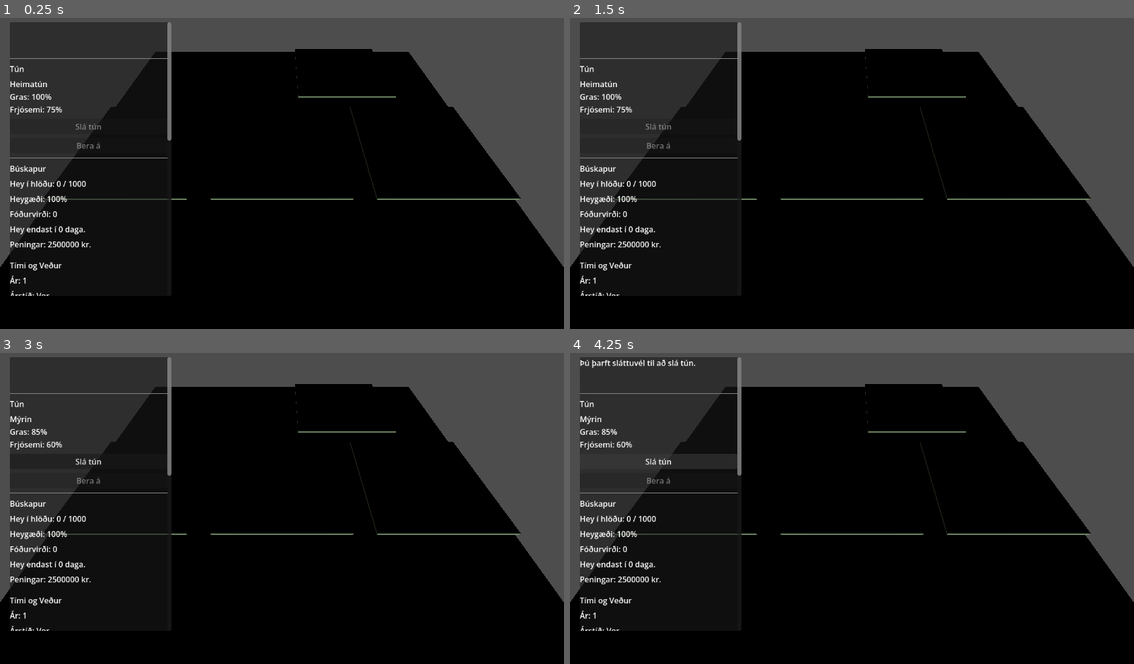
Above: before the commit, frames 1-4 (two rows, left to right).
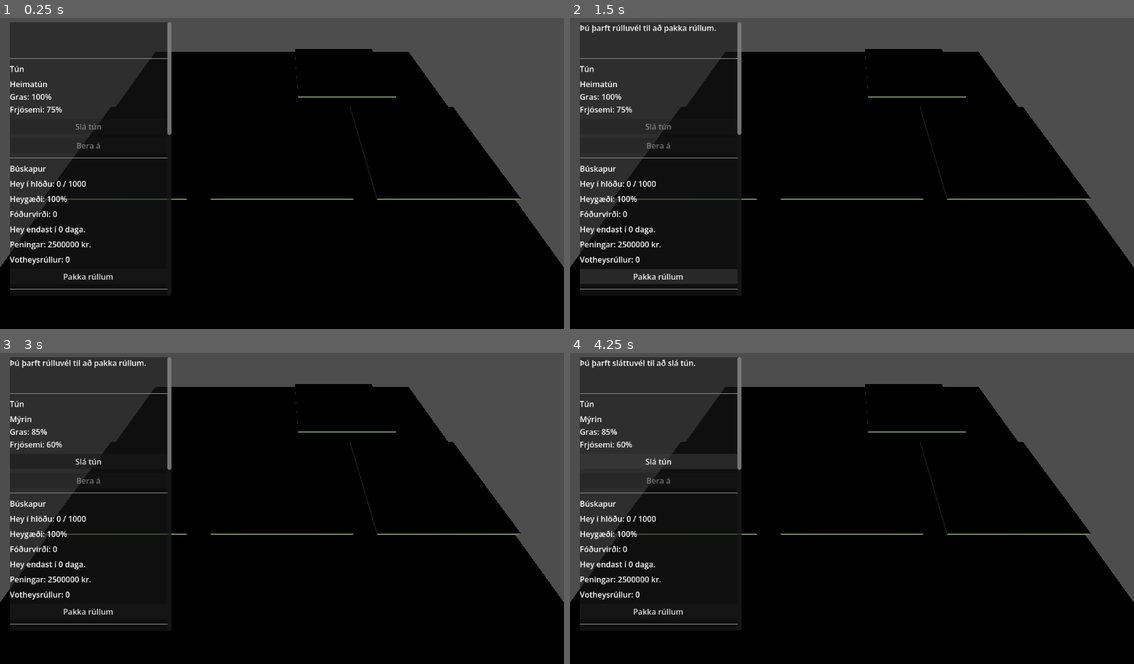
Above: after the commit, the same moments.

Repository: robertmarvin72/Bondinn
Game: Godot game, scene res://world.tscn
The game is run twice, just before and just after one commit, with the same random seed, the same clock (stepped at 60 frames per second) and the same inputs.
Inputs (mouse positions are in pixels of both pictures, inside the frame that each line leads up to):
- Up to frame 1 (0.25 s): no input
- Up to frame 2 (1.5 s): click (660, 276) at 0.5 s, where only the run after the commit has a clickable "Pakka rúllum"; click (660, 276) at 1.25 s, where only the run after the commit has a clickable "Pakka rúllum"
- Up to frame 3 (3 s): click (90, 611) at 2 s, where only the run after the commit has a clickable "Pakka rúllum"; tap Enter at 2.75 s; move the mouse to (406, 489) at 2.77 s; click (406, 489) at 2.92 s
- Up to frame 4 (4.25 s): click "Slá tún" at 3.5 s

The runs differ from the first frame. In frame 1, 0.4% of the frame differs, in the area x 1-31%, y 37-90%; in frame 2, 1.9%, in the area x 1-31%, y 2-90%; in frame 3, 0.7%; in frame 4, 0.4%.

Commit message:
Wet hay and plastic

Diff:
--- a/world.gd
+++ b/world.gd
@@ -11,6 +11,8 @@
 const TEDDER_PRICE = 600000
 const TEDDER_HAY_BONUS = 0.25
 const BALER_PRICE = 1200000
+const PLASTIC_COST_PER_BALE = 500
+const BALE_SIZE = 100
 const FERTILIZER_COST_PER_FIELD = 5000
 const FERTILITY_INCREASE = 10
 
@@ -38,6 +40,8 @@
 var has_tedder: bool = false
 var has_baler: bool = false
 var loose_hay: int = 0
+var wrapped_bales: int = 0
+var wrapped_bale_quality: float = 1.0
 
 var selected_field = null
 
@@ -69,6 +73,8 @@
 @onready var buy_baler_button: Button = $UI/FieldPanel/ScrollContainer/VBoxContainer/BuyBalerButton
 @onready var loose_hay_label: Label = $UI/FieldPanel/ScrollContainer/VBoxContainer/LooseHayLabel
 @onready var bale_button: Button = $UI/FieldPanel/ScrollContainer/VBoxContainer/BaleButton
+@onready var wrapped_bales_label: Label = $UI/FieldPanel/ScrollContainer/VBoxContainer/WrappedBalesLabel
+@onready var wrap_bale_button: Button = $UI/FieldPanel/ScrollContainer/VBoxContainer/WrapBaleButton
 @onready var hay_quality_label: Label = $UI/FieldPanel/ScrollContainer/VBoxContainer/HayQualityLabel
 @onready var feed_value_label: Label = $UI/FieldPanel/ScrollContainer/VBoxContainer/FeedValueLabel
 @onready var camera: Camera3D = $Camera3D
@@ -83,6 +89,12 @@
 			return has_tractor and has_mower
 	return true
 
+func _wrap_bale() -> void:
+	wrapped_bale_quality = calculate_hay_quality(wrapped_bales, wrapped_bale_quality, 1, harvest_quality)
+	loose_hay -= BALE_SIZE
+	wrapped_bales += 1
+	money -= PLASTIC_COST_PER_BALE
+
 func calculate_hay_quality(old_hay: int, old_quality: float, new_hay: int, new_quality: float) -> float:
 	if old_hay + new_hay == 0:
 		return 1.0
@@ -95,15 +107,26 @@
 
 func _process_hay_consumption() -> String:
 	var consumed: float = sheep_count * _get_effective_hay_rate()
-	if feed_value <= consumed:
-		feed_value = 0.0
-		barn_hay = 0
-		hay_shortage_days += 1
-		return "Viðvörun: Heyið er búið!"
-	feed_value -= consumed
-	barn_hay = int(feed_value / hay_quality) if hay_quality > 0.0 else 0
-	hay_shortage_days = 0
-	return ""
+	if feed_value >= consumed:
+		feed_value -= consumed
+		barn_hay = int(feed_value / hay_quality) if hay_quality > 0.0 else 0
+		hay_shortage_days = 0
+		return ""
+	var remaining: float = consumed - feed_value
+	feed_value = 0.0
+	barn_hay = 0
+	if wrapped_bales > 0:
+		var feed_per_bale: float = BALE_SIZE * wrapped_bale_quality
+		var bales_needed: int = int(ceil(remaining / feed_per_bale)) if feed_per_bale > 0.0 else wrapped_bales + 1
+		if bales_needed >= wrapped_bales:
+			wrapped_bales = 0
+			hay_shortage_days += 1
+			return "Viðvörun: Heyið er búið!"
+		wrapped_bales -= bales_needed
+		hay_shortage_days = 0
+		return ""
+	hay_shortage_days += 1
+	return "Viðvörun: Heyið er búið!"
 
 func _run_lambing() -> int:
 	var lambs = 0
@@ -161,6 +184,8 @@
 	bale_button.pressed.connect(_on_bale_pressed)
 	hay_quality_label.text = "Heygæði: " + str(int(round(hay_quality * 100))) + "%"
 	feed_value_label.text = "Fóðurvirði: " + str(int(feed_value))
+	wrapped_bales_label.text = "Votheysrúllur: " + str(wrapped_bales)
+	wrap_bale_button.pressed.connect(_on_wrap_bale_pressed)
 	buy_sheep_button.pressed.connect(_on_buy_sheep_pressed)
 	sell_sheep_button.pressed.connect(_on_sell_sheep_pressed)
 	_update_sheep_buttons()
@@ -265,6 +290,7 @@
 	hay_label.text = "Hey í hlöðu: " + str(barn_hay) + " / " + str(barn_capacity)
 	hay_quality_label.text = "Heygæði: " + str(int(round(hay_quality * 100))) + "%"
 	feed_value_label.text = "Fóðurvirði: " + str(int(feed_value))
+	wrapped_bales_label.text = "Votheysrúllur: " + str(wrapped_bales)
 	hay_forecast_label.text = "Hey endast í " + str(forecast_days) + " daga."
 	money_label.text = "Peningar: " + str(money) + " kr."
 	sheep_label.text = "Kindur: " + str(sheep_count)
@@ -350,6 +376,22 @@
 	feed_value_label.text = "Fóðurvirði: " + str(int(feed_value))
 	warning_label.text = ""
 
+func _on_wrap_bale_pressed() -> void:
+	if not has_baler:
+		warning_label.text = "Þú þarft rúlluvél til að pakka rúllum."
+		return
+	if loose_hay < BALE_SIZE:
+		warning_label.text = "Ekki nóg hey til að pakka rúllu."
+		return
+	if money < PLASTIC_COST_PER_BALE:
+		warning_label.text = "Ekki nóg peningar fyrir plast."
+		return
+	_wrap_bale()
+	loose_hay_label.text = "Ópressað hey: " + str(loose_hay)
+	wrapped_bales_label.text = "Votheysrúllur: " + str(wrapped_bales)
+	money_label.text = "Peningar: " + str(money) + " kr."
+	warning_label.text = "Rúlla var pökkð í plast."
+
 func _on_buy_baler_pressed() -> void:
 	if not has_tractor:
 		warning_label.text = "Þú þarft dráttarvél áður en þú getur keypt rúlluvél."
--- a/world.tscn
+++ b/world.tscn
@@ -178,6 +178,16 @@
 size_flags_horizontal = 3
 text = "Peningar: 2500000 kr."
 
+[node name="WrappedBalesLabel" type="Label" parent="UI/FieldPanel/ScrollContainer/VBoxContainer"]
+layout_mode = 2
+size_flags_horizontal = 3
+text = "Votheysrúllur: 0"
+
+[node name="WrapBaleButton" type="Button" parent="UI/FieldPanel/ScrollContainer/VBoxContainer"]
+layout_mode = 2
+size_flags_horizontal = 3
+text = "Pakka rúllum"
+
 [node name="SepTime" type="HSeparator" parent="UI/FieldPanel/ScrollContainer/VBoxContainer"]
 layout_mode = 2
 size_flags_horizontal = 3
